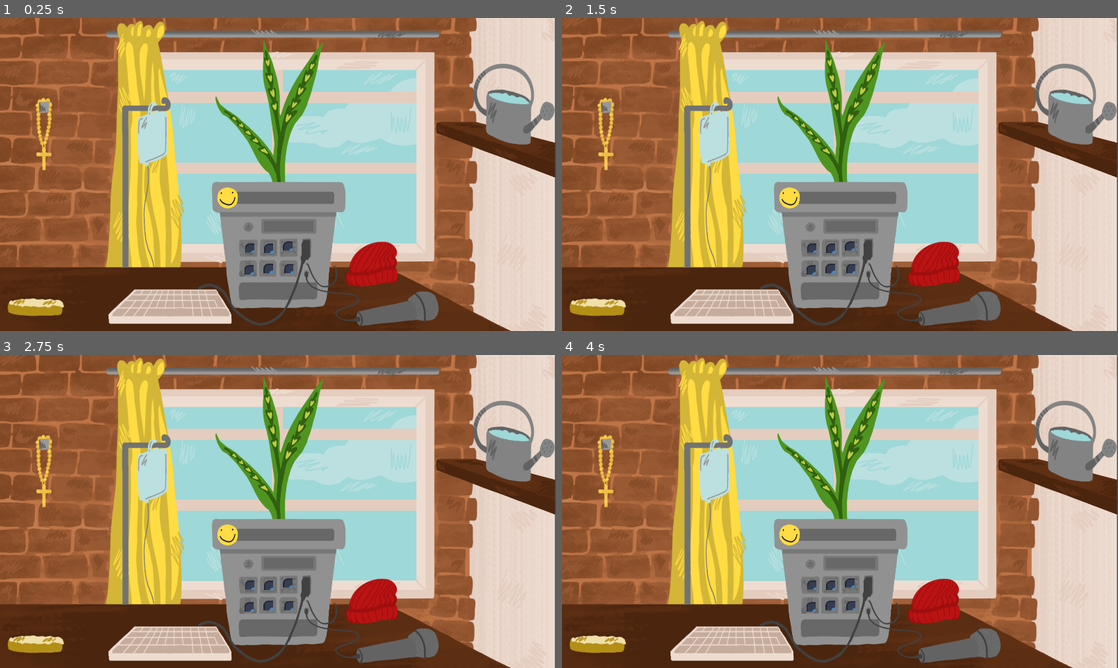
Above: before the commit, frames 1-4 (two rows, left to right).
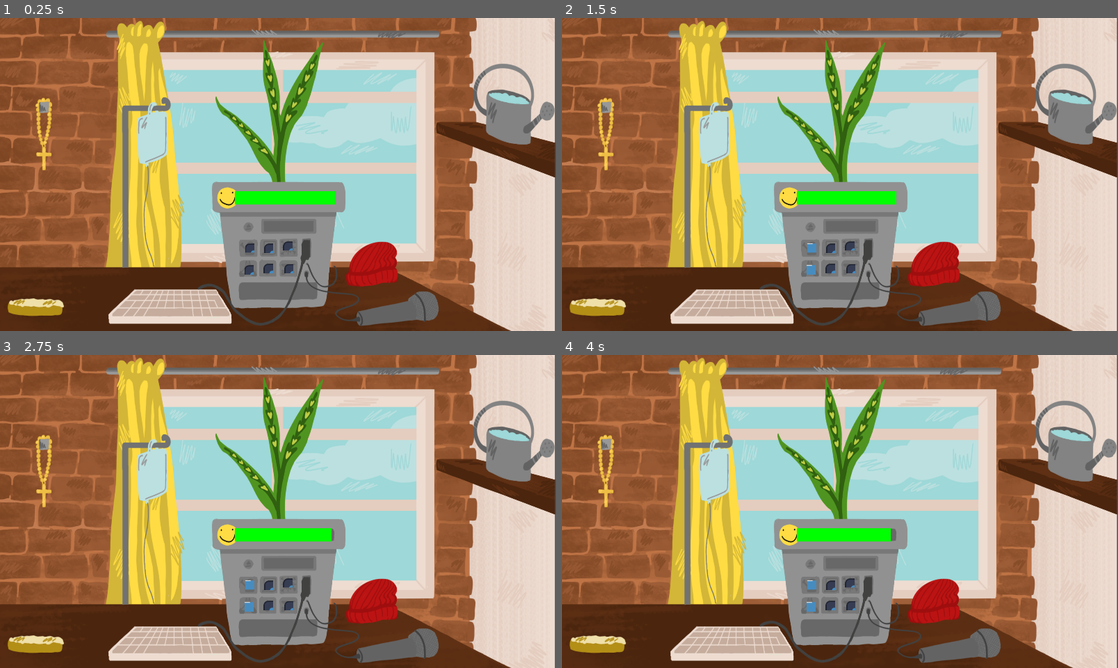
Above: after the commit, the same moments.

Repository: ValetNoir/enjam2025
Game: Godot game, scene res://scenes/mainScene.tscn
Same seed, same stepped clock (60 frames per second), same inputs: the game is played once before the commit and once after it. The project has no main scene, so this scene is started directly. The engine's default icon, where the game draws it, is replaced by a stand-in: a white triangle on a blue panel in a dark square.
Inputs (mouse positions are in pixels of both pictures, inside the frame that each line leads up to):
- Up to frame 1 (0.25 s): no input
- Up to frame 2 (1.5 s): tap Enter at 0.5 s; move the mouse to (562, 18) at 0.52 s; press the mouse at (562, 18) at 0.53 s; tap Space at 1.25 s; move the mouse to (578, 227) at 1.27 s; release the mouse at (578, 227) at 1.28 s; click (578, 227) at 1.35 s
- Up to frame 3 (2.75 s): tap Enter at 2 s; move the mouse to (333, 442) at 2.02 s; press the mouse at (333, 442) at 2.03 s
- Up to frame 4 (4 s): tap Space at 2.75 s; move the mouse to (812, 574) at 2.77 s; release the mouse at (812, 574) at 2.78 s; click (812, 574) at 2.85 s; tap Enter at 3.5 s; move the mouse to (1006, 558) at 3.52 s; press the mouse at (1006, 558) at 3.53 s

The runs differ from the first frame. In frame 1, 0.8% of the frame differs, in the area x 42-61%, y 55-60%; in frame 2, 0.8%, in the area x 42-61%, y 55-82%; in frame 3, 0.8%; in frame 4, 0.8%.
Error before the commit: Invalid access to property or key 'is_active' on a base object of type 'Nil'. (res://scripts/plantActivityTrigger.gd:9)

Commit message:
base gameplay

Diff:
--- a/scenes/led.tscn
+++ b/scenes/led.tscn
@@ -38,7 +38,7 @@
 }]
 
 [node name="LED" type="AnimatedSprite2D"]
-z_index = 2
+z_index = -2
 sprite_frames = SubResource("SpriteFrames_mdyer")
 animation = &"off"
 autoplay = "off"
--- a/scenes/mainScene.tscn
+++ b/scenes/mainScene.tscn
@@ -18,6 +18,7 @@
 [ext_resource type="PackedScene" uid="uid://djcm1prlftyxe" path="res://scenes/tools/arrosoir.tscn" id="16_gg62s"]
 [ext_resource type="PackedScene" uid="uid://di1ssyrwwp7as" path="res://scenes/tools/priere.tscn" id="17_f44mt"]
 [ext_resource type="PackedScene" uid="uid://dq4khbqrbmc84" path="res://scenes/tools/computerTyping.tscn" id="18_1s0h2"]
+[ext_resource type="Script" uid="uid://fmpv337j2b4t" path="res://scripts/lifebar.gd" id="19_f44mt"]
 
 [sub_resource type="SpriteFrames" id="SpriteFrames_x04a8"]
 animations = [{
@@ -67,51 +68,65 @@
 "speed": 4.0
 }]
 
+[sub_resource type="StyleBoxFlat" id="StyleBoxFlat_1s0h2"]
+bg_color = Color(0.6, 0.6, 0.6, 0)
+
+[sub_resource type="StyleBoxFlat" id="StyleBoxFlat_w72fx"]
+bg_color = Color(0, 1, 0, 1)
+
 [node name="MainScene" type="Node2D"]
 
 [node name="Graphics" type="Node2D" parent="."]
 
 [node name="Background" type="Sprite2D" parent="Graphics"]
-z_index = -1
+z_index = -5
 scale = Vector2(0.997971, 1.0018518)
 texture = ExtResource("1_w16ng")
 centered = false
 
 [node name="Perfusion" type="AnimatedSprite2D" parent="Graphics"]
+z_index = -4
 sprite_frames = SubResource("SpriteFrames_x04a8")
 animation = &"vide"
 centered = false
 
 [node name="Arrosoir" type="Sprite2D" parent="Graphics"]
+z_index = -4
 texture = ExtResource("3_1jq6i")
 centered = false
 
 [node name="Bonnet" type="Sprite2D" parent="Graphics"]
+z_index = -4
 texture = ExtResource("5_hnm5q")
 centered = false
 
 [node name="Chapelet" type="Sprite2D" parent="Graphics"]
+z_index = -4
 texture = ExtResource("6_0eirs")
 centered = false
 
 [node name="Clavier" type="Sprite2D" parent="Graphics"]
+z_index = -4
 texture = ExtResource("7_gg62s")
 centered = false
 
 [node name="Micro" type="Sprite2D" parent="Graphics"]
+z_index = -4
 texture = ExtResource("8_f44mt")
 centered = false
 
 [node name="PotPlante" type="Sprite2D" parent="Graphics"]
-z_index = 1
+z_index = -3
 texture = ExtResource("9_1s0h2")
 centered = false
 
 [node name="Tartine" type="Sprite2D" parent="Graphics"]
+z_index = -4
 texture = ExtResource("10_w72fx")
 centered = false
 
 [node name="PlanteTop" type="AnimatedSprite2D" parent="Graphics"]
+z_index = -4
 sprite_frames = SubResource("SpriteFrames_tokr4")
 autoplay = "default"
 centered = false
@@ -119,7 +134,7 @@
 [node name="Problems" type="Node" parent="."]
 
 [node name="Soif" parent="Problems" instance=ExtResource("3_twn0q")]
-unlock_time = 5
+unlock_time = 0
 reload_time = 30
 
 [node name="LED" parent="Problems/Soif" index="1"]
@@ -140,7 +155,7 @@
 position = Vector2(994, 787)
 
 [node name="Sombre" parent="Problems" instance=ExtResource("3_twn0q")]
-unlock_time = 60
+unlock_time = 0
 reload_time = 30
 
 [node name="LED" parent="Problems/Sombre" index="1"]
@@ -171,11 +186,10 @@
 polygon = PackedVector2Array(1764, 119, 1615, 176, 1617, 396, 1745, 474, 1916, 421, 1912, 197)
 
 [node name="Micro" parent="Triggers" node_paths=PackedStringArray("linkedProblem") instance=ExtResource("4_hhxvm")]
-position = Vector2(52.762115, 726.04285)
 linkedProblem = NodePath("../../Problems/Triste")
 
 [node name="CollisionPolygon2D" parent="Triggers/Micro" index="0"]
-polygon = PackedVector2Array(1501.2379, 255.95715, 1409.2379, 179.95715, 1160.2379, 279.95715, 1168.2379, 350.95715, 1440.2379, 357.95715)
+polygon = PackedVector2Array(1535, 949, 1445, 915, 1201, 1009, 1223, 1073, 1526, 1062)
 
 [node name="Bonnet" parent="Triggers" node_paths=PackedStringArray("linkedProblem") instance=ExtResource("4_hhxvm")]
 linkedProblem = NodePath("../../Problems/Froid")
@@ -209,6 +223,25 @@
 
 [node name="CollisionPolygon2D" parent="Triggers/Clavier" index="0"]
 polygon = PackedVector2Array(450, 919, 357, 1006, 361, 1072, 813, 1073, 811, 1006, 744, 920)
+
+[node name="ProgressBar" type="ProgressBar" parent="."]
+z_index = -1
+anchors_preset = 8
+anchor_left = 0.5
+anchor_top = 0.5
+anchor_right = 0.5
+anchor_bottom = 0.5
+offset_left = 811.0
+offset_top = 598.0
+offset_right = 1157.0
+offset_bottom = 644.0
+grow_horizontal = 2
+grow_vertical = 2
+theme_override_styles/background = SubResource("StyleBoxFlat_1s0h2")
+theme_override_styles/fill = SubResource("StyleBoxFlat_w72fx")
+value = 50.0
+show_percentage = false
+script = ExtResource("19_f44mt")
 
 [editable path="Problems/Soif"]
 [editable path="Problems/Triste"]
--- /dev/null
+++ b/scripts/lifebar.gd
@@ -0,0 +1,4 @@
+extends ProgressBar
+
+func _process(_delta: float) -> void:
+	value = Data.plant_health
--- a/scripts/plantActivityTrigger.gd
+++ b/scripts/plantActivityTrigger.gd
@@ -5,14 +5,22 @@
 
 @onready var sprite_2d: Sprite2D = $Sprite2D
 
+var mouse_inside_area = false
+
 func _unhandled_input(event: InputEvent) -> void:
-	if linkedProblem.is_active and !Data.is_occupied && event is InputEventMouseButton && event.is_pressed():
+	if not linkedProblem : return # JUST FOR DEBUG, SHOULDN'T RELEASE
+	if mouse_inside_area and linkedProblem.is_active and not Data.is_occupied and event is InputEventMouseButton and event.is_pressed():
 		var solution_instance = linkedSolution.instantiate()
 		get_tree().get_root().add_child(solution_instance)
 		solution_instance.problem = linkedProblem
 
 func _on_mouse_entered() -> void:
-	sprite_2d.show()
+	mouse_inside_area = true
+	if not linkedProblem : return # JUST FOR DEBUG, SHOULDN'T RELEASE
+	if linkedProblem.is_active and !Data.is_occupied:
+		sprite_2d.show()
 
 func _on_mouse_exited() -> void:
+	mouse_inside_area = false
+	if not linkedProblem : return # JUST FOR DEBUG, SHOULDN'T RELEASE
 	sprite_2d.hide()
--- a/scripts/problem.gd
+++ b/scripts/problem.gd
@@ -32,7 +32,7 @@
 	timer.wait_time = reload_time + reload_time_variation * randf()
 	timer.start()
 	is_active = false
-	Data.plant_health += health_boost
+	Data.plant_health = min(Data.plant_health + health_boost, 100)
 
 func _on_timer_timeout() -> void:
 	start()
--- a/scripts/solution.gd
+++ b/scripts/solution.gd
@@ -3,9 +3,9 @@
 var problem: Node
 
 func _ready() -> void:
-	Data.is_occupied = false
+	Data.is_occupied = true
 
 func finish() -> void:
-	Data.is_occupied = true
+	Data.is_occupied = false
 	problem.stop()
 	queue_free()
Not shown: 1 places in scenes/mainScene.tscn that only renumber resources
Not shown, added: scripts/lifebar.gd.uid
